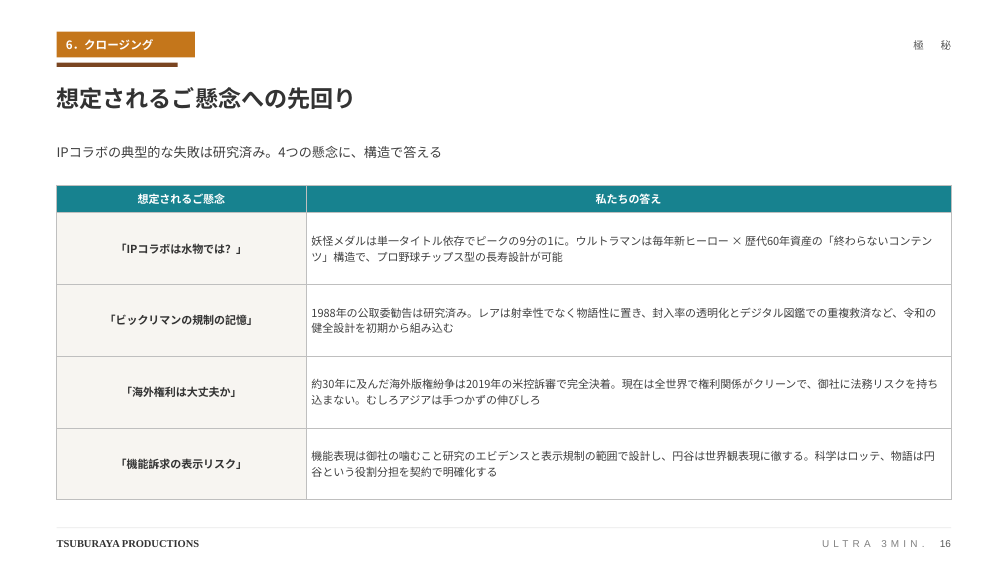
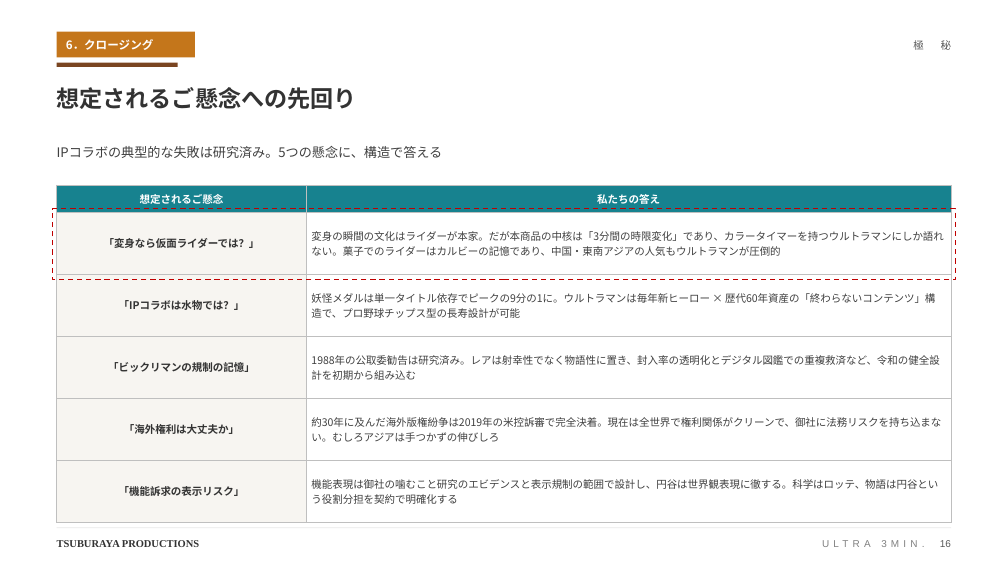
Before and after one commit to hayatoshintani-spe/kessho-lens, a slide deck: slide 16 of docs/proposals/lotte-ultraman-category-proposal.pptx. Drawn at 1008x567 pixels with LibreOffice and Linux fonts; fonts in the diff are those of the drawing. Boxes give left, top, right and bottom in pixels: in the first picture for what was removed or moved away, otherwise in the second. Text is boxed around its words. In the diff, an @@ line names an element or a change of style, - is before the commit and + after.

```diff
--- a/docs/proposals/lotte-ultraman-category-proposal.pptx
+++ b/docs/proposals/lotte-ultraman-category-proposal.pptx
@@ text at <box>57,146,443,158</box>: text changed @@
-IPコラボの典型的な失敗は研究済み。4つの懸念に、構造で答える
+IPコラボの典型的な失敗は研究済み。5つの懸念に、構造で答える
@@ rectangle added at <box>52,209,956,280</box>, outline #C00000 1.25 pt dashed @@
@@ table at <box>57,185,951,508</box> @@
+row 2: 「変身なら仮面ライダーでは？」 | 変身の瞬間の文化はライダーが本家。だが本商品の中核は「3分間の時限変化」であり、カラータイマーを持つウルトラマンにしか語れない。菓子でのライダーはカルビーの記憶であり、中国・東南アジアの人気もウルトラマンが圧倒的
```
Also in this commit, not shown: 1 other slide changed, 1 other file.
